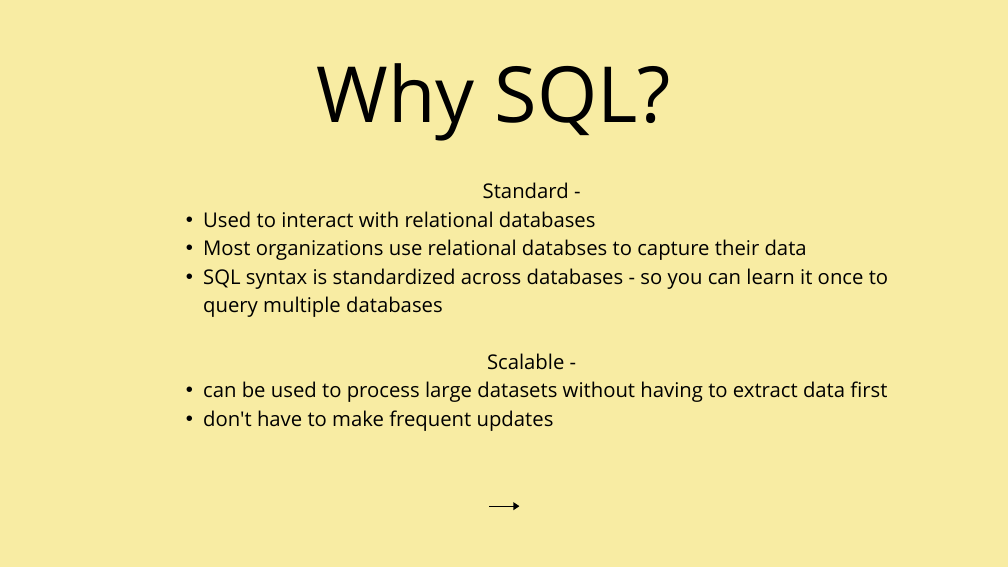
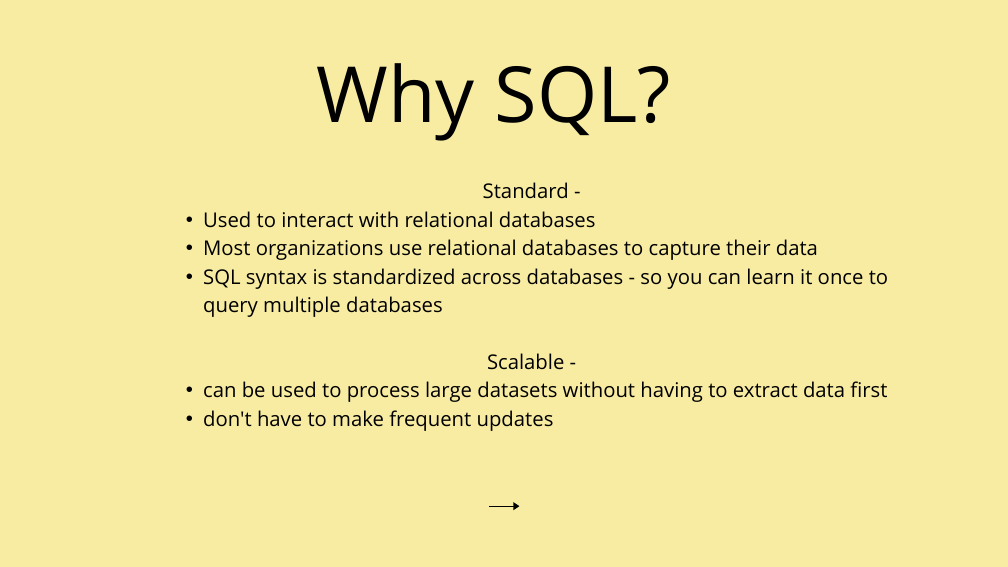
Before and after one commit to selmadogic/Crash-Course-SQL-Data-Wrangling, a slide deck: slide 4 of Data Wrangling with SQL.pptx. Drawn at 1008x567 pixels with LibreOffice and Linux fonts; fonts in the diff are those of the drawing. Boxes give left, top, right and bottom in pixels: in the first picture for what was removed or moved away, otherwise in the second. Text is boxed around its words. In the diff, an @@ line names an element or a change of style, - is before the commit and + after.

```diff
--- a/Data Wrangling with SQL.pptx
+++ b/Data Wrangling with SQL.pptx
@@ text at bbox=[203, 239, 818, 260]: text changed @@
-  • Most organizations use relational databses to capture their data
+  • Most organizations use relational databases to capture their data
```
Also in this commit, not shown: 6 other slides changed.
